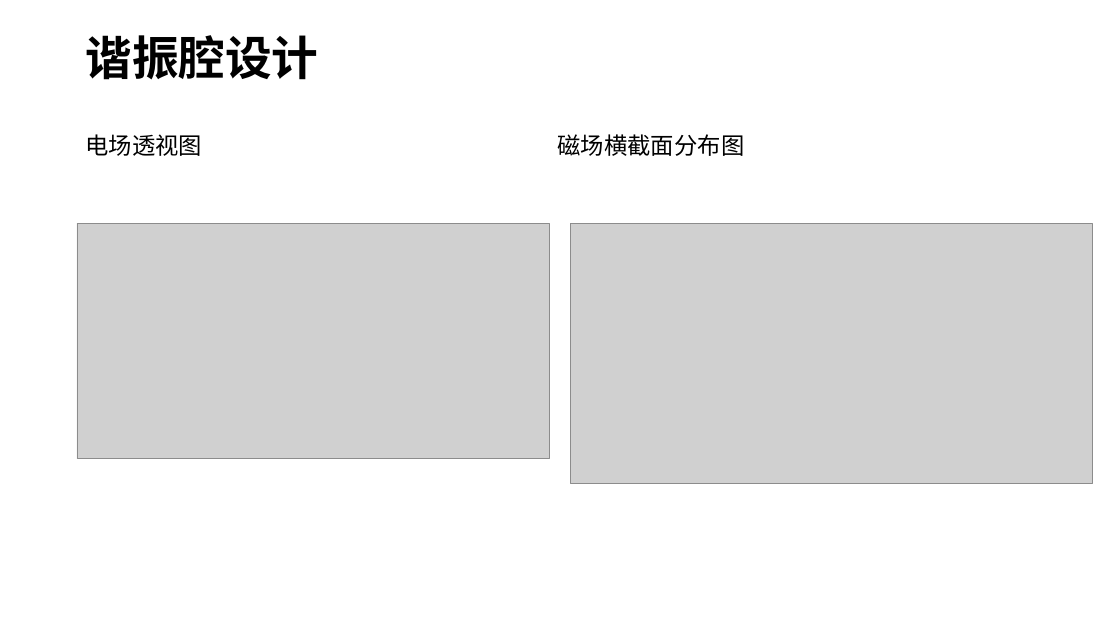
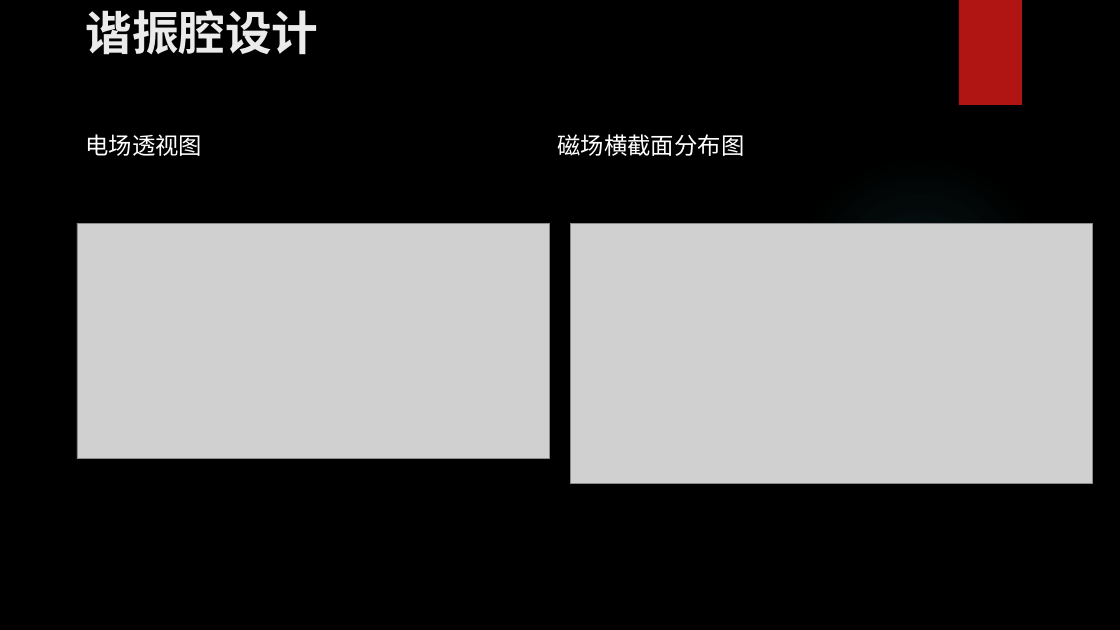
Before and after one commit to ddomax/presentation, a slide deck: slide 4 of 微波谐振腔.pptx. Drawn at 1120x630 pixels with LibreOffice and Linux fonts; fonts in the diff are those of the drawing; grey boxes stand for pictures; background and template pictures are left out. Boxes give left, top, right and bottom in pixels: in the first picture for what was removed or moved away, otherwise in the second. Text is boxed around its words. In the diff, an @@ line names an element or a change of style, - is before the commit and + after.

Commit message:
change the background

```diff
--- a/微波谐振腔.pptx
+++ b/微波谐振腔.pptx
@@ background #FFFFFF to picture (left out) @@
@@ title "谐振腔设计" at [85,10,318,55]: text colour #000000 to #EBEBEB; line spacing 0.9 to 1; vertical alignment middle to top @@
@@ rectangle added at [959,0,1022,105], fill #B01513 @@
@@ text "电场透视图" at [85,134,202,156]: text colour #000000 to #FFFFFF @@
@@ text "磁场横截面分布图" at [558,134,745,156]: text colour #000000 to #FFFFFF @@
@@ ellipse added at [791,154,1049,413], fill gradient #50B9C1 @@
```
Also in this commit, not shown: 15 other slides changed, 1 slide added, 2 slides removed.
